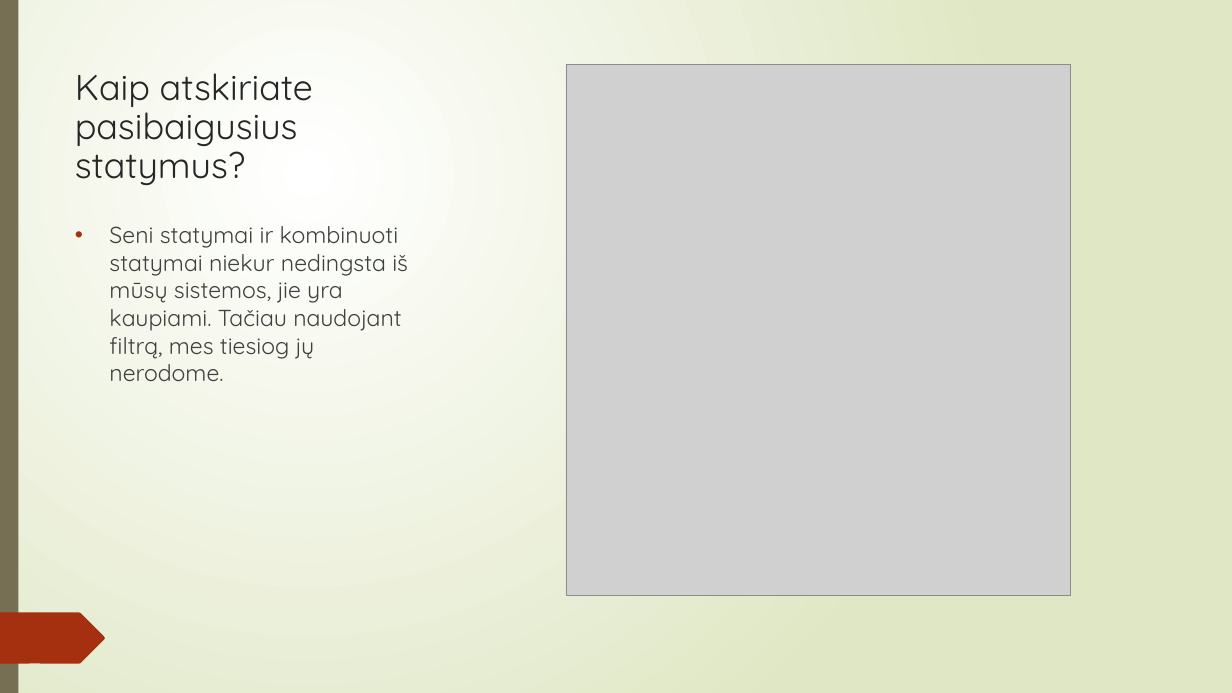
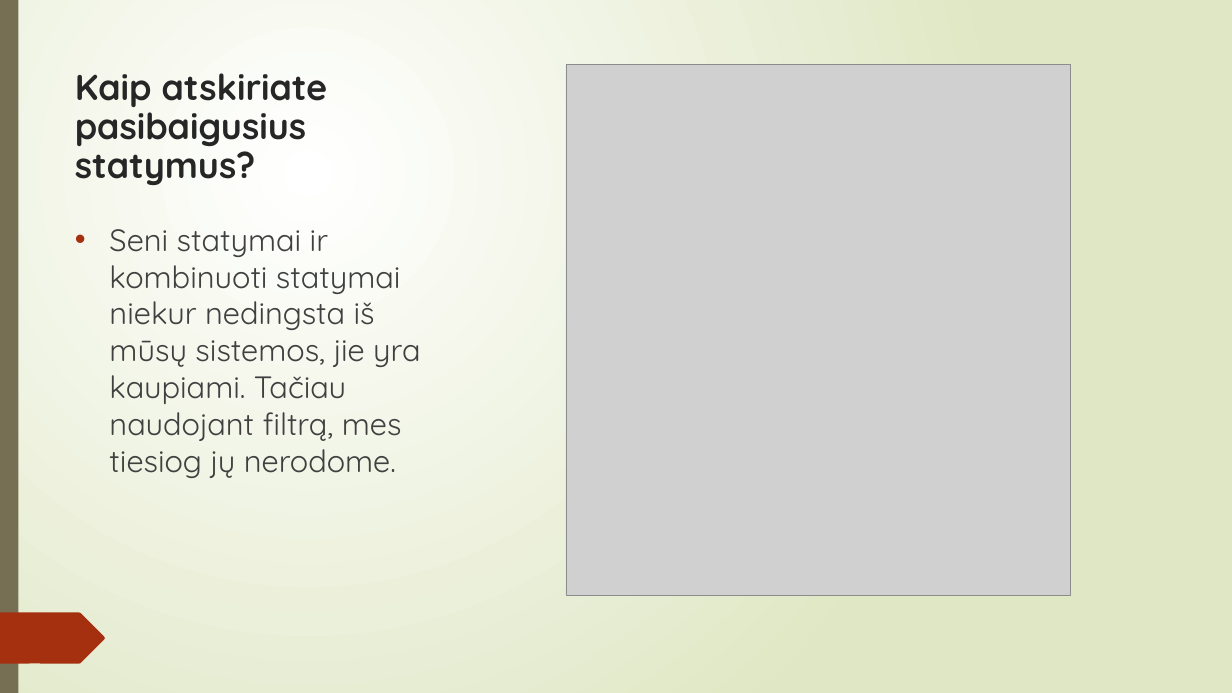
Before and after one commit to PetrasBukelis/WebServiceFinalProject, a slide deck: slide 6 of Bets4You Pristatymas.pptx (slide 5 before the commit). Drawn at 1232x693 pixels with LibreOffice and Linux fonts; fonts in the diff are those of the drawing; grey boxes stand for pictures. Boxes give left, top, right and bottom in pixels: in the first picture for what was removed or moved away, otherwise in the second. Text is boxed around its words. In the diff, an @@ line names an element or a change of style, - is before the commit and + after.

```diff
--- a/Bets4You Pristatymas.pptx
+++ b/Bets4You Pristatymas.pptx
@@ title "Kaip atskiriate pasibaigusius statymus?" at (x1=75, y1=73, x2=328, y2=185): bold on @@
@@ text "Seni statymai ir kombinuoti statymai ..." at (x1=109, y1=229, x2=421, y2=478): size 18 to 24 pt @@
```
Also in this commit, not shown: 5 other slides changed, 1 slide added, 1 other file.
